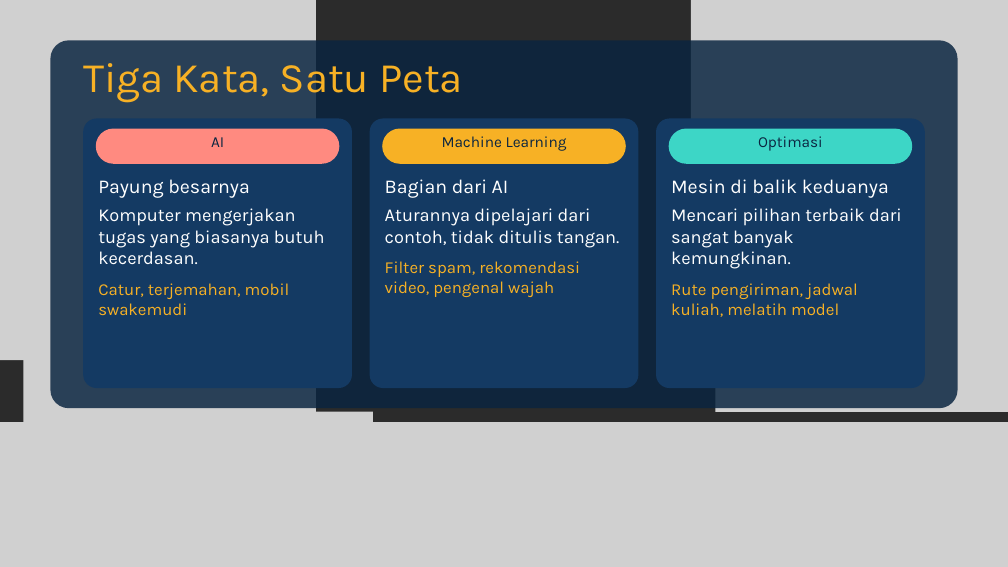
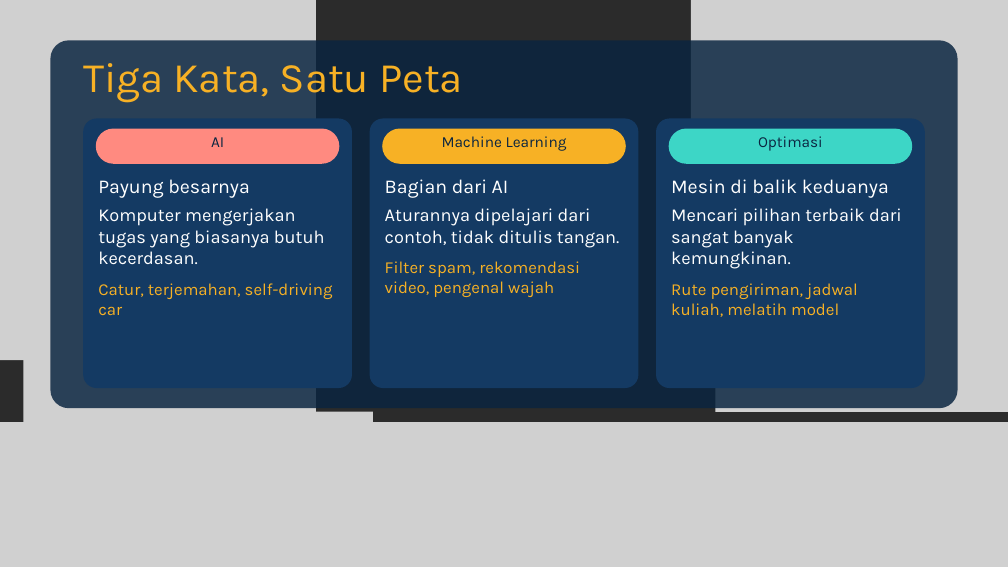
Before and after one commit to dafx7/COMPUTING-AI-ML-OPTIMIZATION, a slide deck: slide 5 of week0/slides/Pertemuan-0-Kickoff.pptx. Drawn at 1008x567 pixels with LibreOffice and Linux fonts; fonts in the diff are those of the drawing; grey boxes stand for pictures; background and template pictures are left out; a plain dark background stands for a picture behind light text. Boxes give left, top, right and bottom in pixels: in the first picture for what was removed or moved away, otherwise in the second. Text is boxed around its words. In the diff, an @@ line names an element or a change of style, - is before the commit and + after.

```diff
--- a/week0/slides/Pertemuan-0-Kickoff.pptx
+++ b/week0/slides/Pertemuan-0-Kickoff.pptx
@@ text at bbox=[98, 283, 333, 315]: text changed @@
-Catur, terjemahan, mobil swakemudi
+Catur, terjemahan, self-driving car
```
Also in this commit, not shown: 7 other slides changed, 10 other files.
